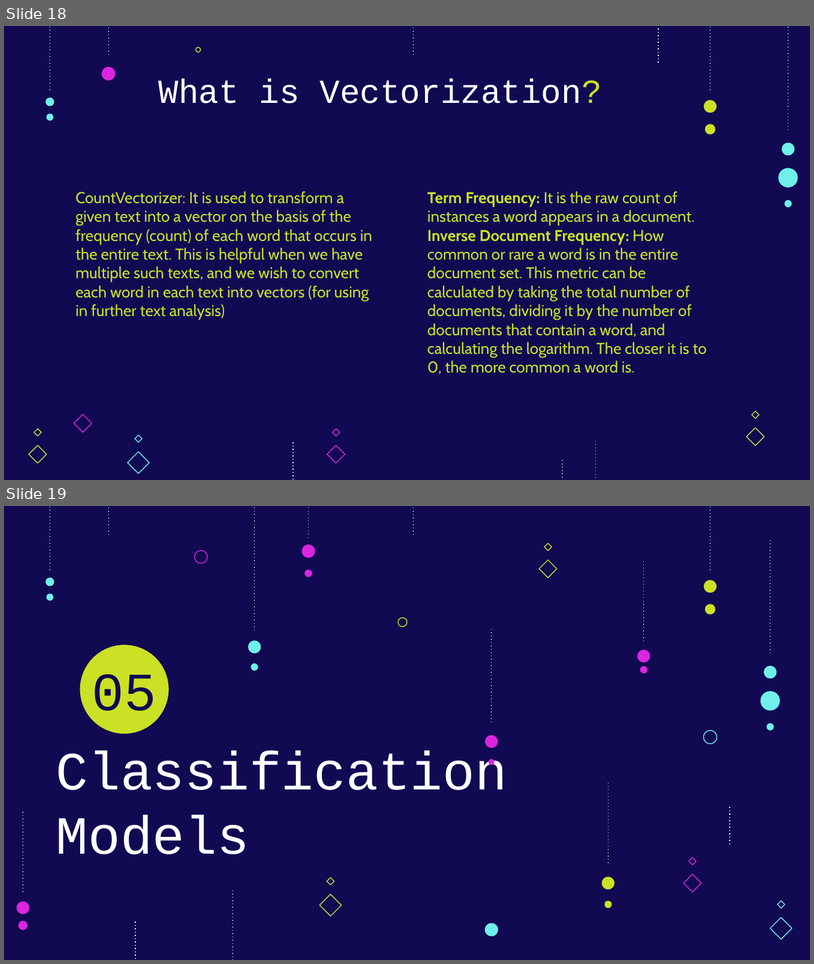
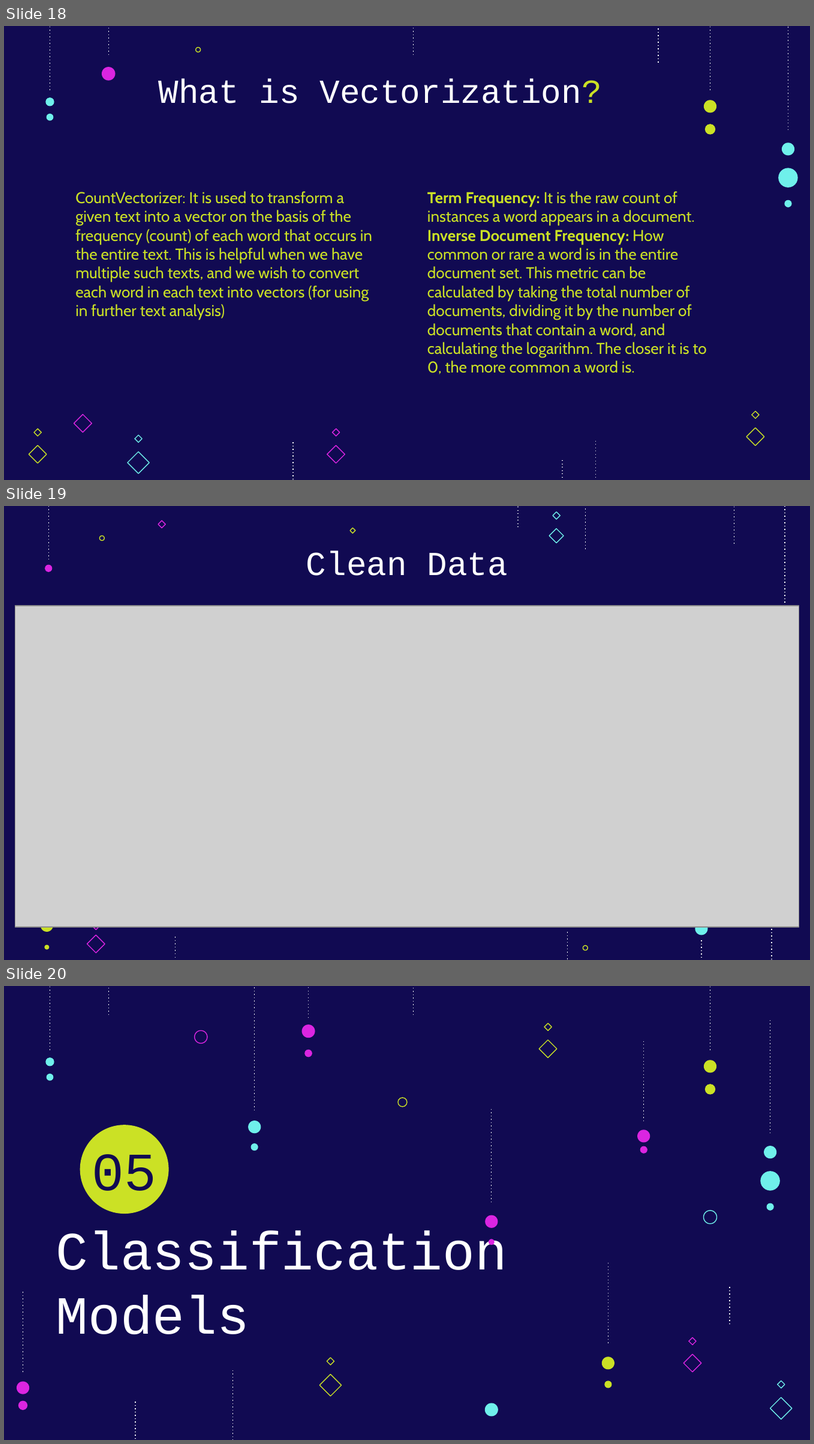
Before and after one commit to DKNguyen01051995/CSIS4260Project, a slide deck: CSSI4260_TermProject.pptx. Shown one above the other, each under a label of ours: slides 18 and 19 before the commit, slides 18, 19 and 20 after it. The pictures are 814x964 and 814x1444 pixels, drawn with LibreOffice and Linux fonts; fonts in the diff are those of the drawing; grey boxes stand for pictures. Boxes give left, top, right and bottom in pixels: in the first picture for what was removed or moved away, otherwise in the second. Text is boxed around its words. In the diff, an @@ line names an element or a change of style, - is before the commit and + after.

```diff
--- a/CSSI4260_TermProject.pptx
+++ b/CSSI4260_TermProject.pptx
@@ slide 19 added at (x1=4, y1=506, x2=810, y2=960), background #110A52 @@
@@ line added from (48, 559) to (48, 506), #FFFFFF 0.75 pt dashed @@
@@ diamond added at (x1=158, y1=520, x2=165, y2=528), outline #DB25E1 0.75 pt @@
@@ line added from (518, 527) to (518, 506), #FFFFFF 0.75 pt dashed @@
@@ diamond added at (x1=553, y1=511, x2=560, y2=519), outline #6FF0EB 0.75 pt @@
@@ line added from (585, 549) to (585, 506), #FFFFFF 0.75 pt dashed @@
@@ line added from (735, 544) to (735, 506), #FFFFFF 0.75 pt dashed @@
@@ line added from (785, 603) to (785, 506), #FFFFFF 0.75 pt dashed @@
@@ ellipse added at (x1=100, y1=536, x2=105, y2=541), outline #CBE125 0.75 pt @@
@@ diamond added at (x1=350, y1=528, x2=356, y2=534), outline #CBE125 0.75 pt @@
@@ diamond added at (x1=549, y1=529, x2=564, y2=543), outline #6FF0EB 0.75 pt @@
@@ title added at (x1=306, y1=551, x2=507, y2=576), 30 pt, text #FFFFFF @@
+Clean Data
@@ ellipse added at (x1=45, y1=565, x2=53, y2=572), fill #DB25E1 @@
@@ picture added at (x1=15, y1=605, x2=800, y2=926) @@
@@ ellipse added at (x1=15, y1=751, x2=28, y2=764), fill #6FF0EB @@
@@ line added from (773, 960) to (773, 861), #FFFFFF 0.75 pt dashed @@
@@ ellipse added at (x1=40, y1=919, x2=53, y2=932), fill #CBE125 @@
@@ diamond added at (x1=87, y1=935, x2=105, y2=953), outline #DB25E1 0.75 pt @@
@@ diamond added at (x1=93, y1=922, x2=100, y2=930), outline #DB25E1 0.75 pt @@
@@ line added from (175, 960) to (175, 935), #FFFFFF 0.75 pt dashed @@
@@ line added from (567, 960) to (567, 930), #FFFFFF 0.75 pt dashed @@
@@ ellipse added at (x1=695, y1=922, x2=708, y2=935), fill #6FF0EB @@
@@ ellipse added at (x1=44, y1=945, x2=49, y2=949), fill #CBE125 @@
@@ ellipse added at (x1=583, y1=945, x2=588, y2=951), outline #CBE125 0.75 pt @@
@@ line added from (702, 960) to (702, 940), #FFFFFF 0.75 pt dashed @@
@@ what was slide 19 is now slide 20 @@
```
Also in this commit, not shown: 1 slide changed.
